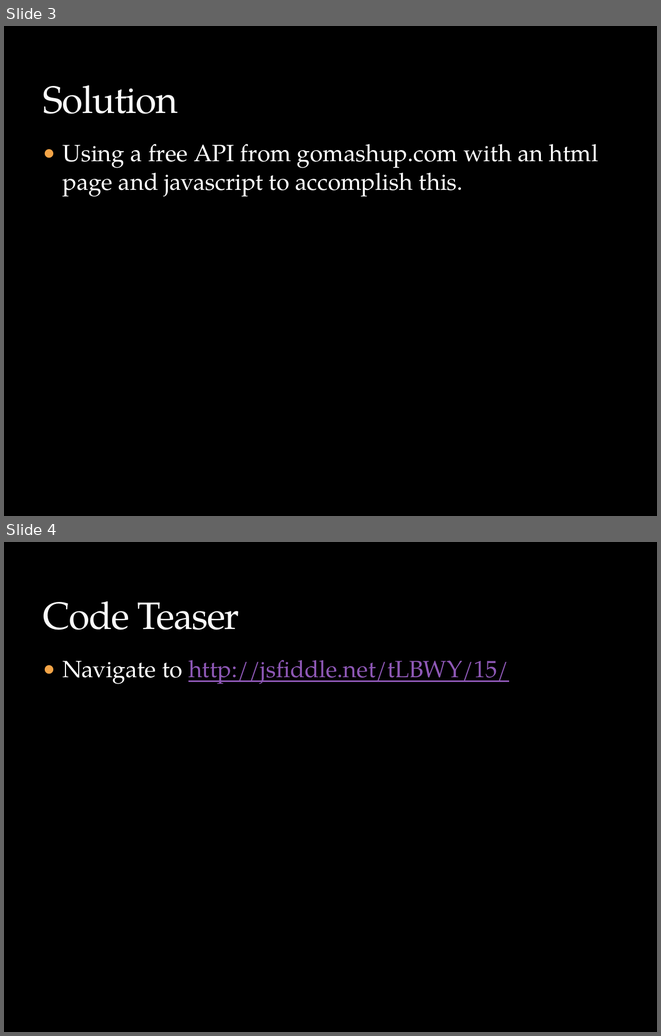
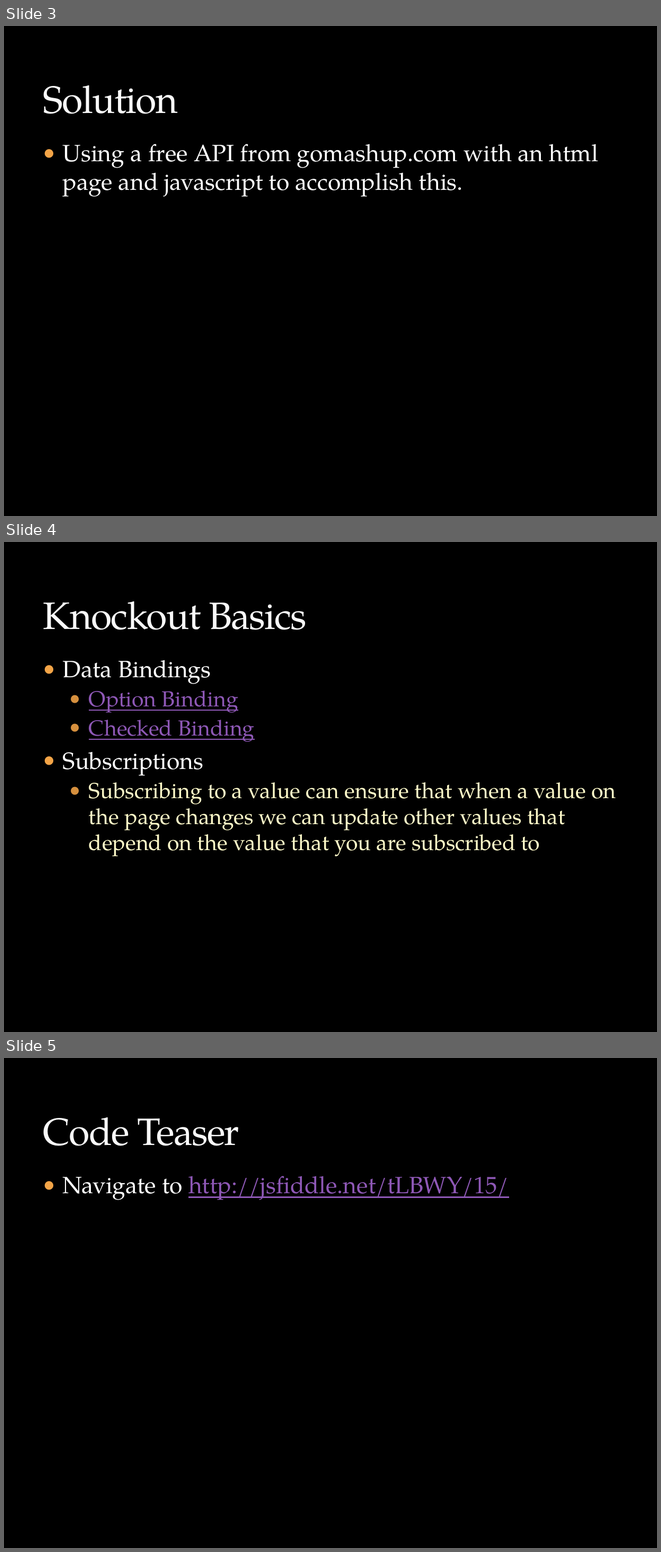
Before and after one commit to calebbriggs/StateInfo, a slide deck: JavaScript using an API with Knockout.pptx. Shown one above the other, each under a label of ours: slides 3 and 4 before the commit, slides 3, 4 and 5 after it. The pictures are 661x1036 and 661x1552 pixels, drawn with LibreOffice and Linux fonts; fonts in the diff are those of the drawing; background and template pictures are left out. Boxes give left, top, right and bottom in pixels: in the first picture for what was removed or moved away, otherwise in the second. Text is boxed around its words. In the diff, an @@ line names an element or a change of style, - is before the commit and + after.

Commit message:
updating presentation

```diff
--- a/JavaScript using an API with Knockout.pptx
+++ b/JavaScript using an API with Knockout.pptx
@@ slide 4 added at (x1=4, y1=542, x2=657, y2=1032), background picture (left out) @@
@@ title added at (x1=43, y1=601, x2=307, y2=630), 42 pt, text #F9F9F9 @@
+Knockout Basics
@@ text added at (x1=63, y1=660, x2=616, y2=856), 24 pt, text #FEFAC9 @@
+● Data Bindings
+  ● Option Binding
+  ● Checked Binding
+● Subscriptions
+  ● Subscribing to a value can ensure that when a value on the page changes we can update other values that depend on the value that you are subscribed to
@@ what was slide 4 is now slide 5 @@
```
